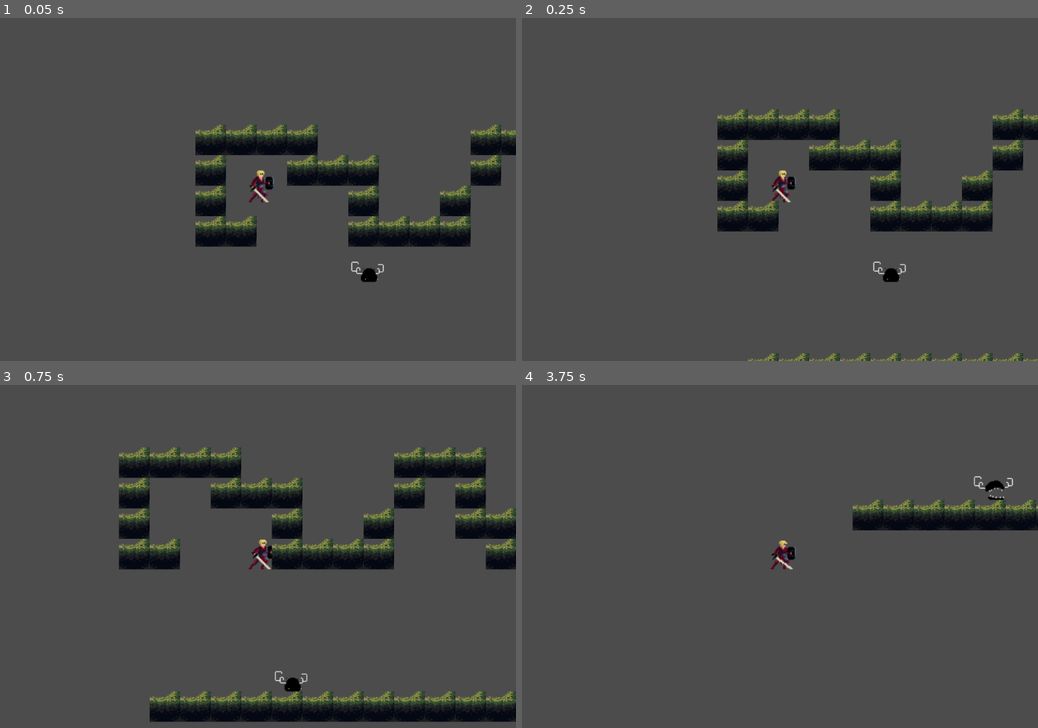
Above: before the commit, frames 1-4 (two rows, left to right).
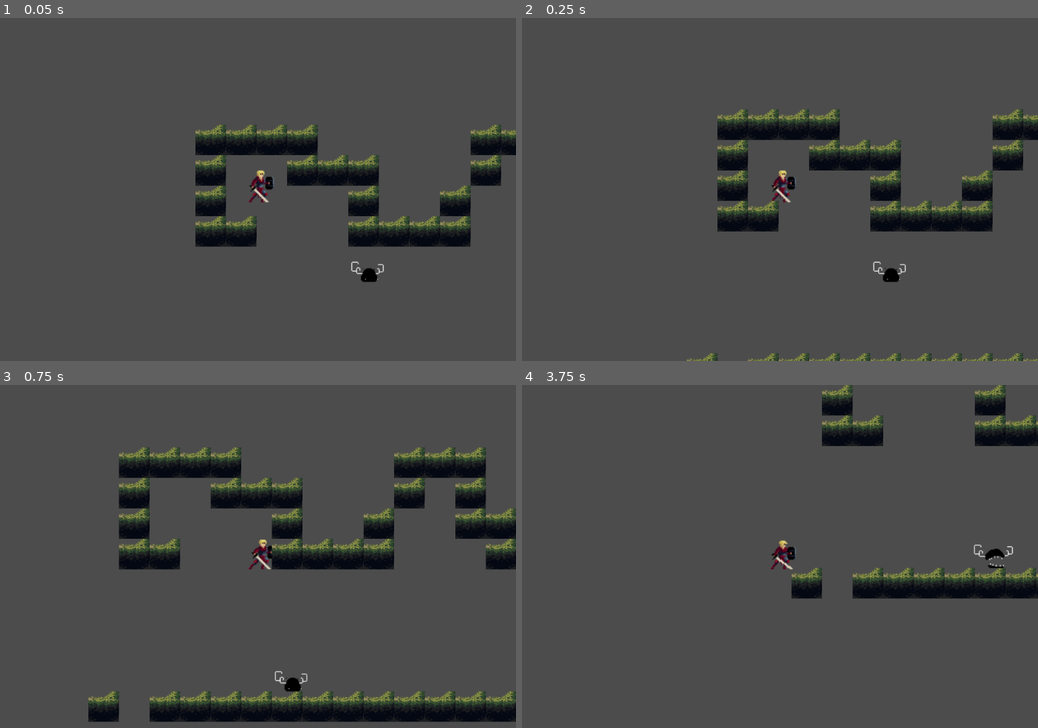
Above: after the commit, the same moments.

Repository: EmersonGGS/Fate-The-Broken-Thread-GameOffJam2021
Game: Godot game, scene res://Levels/LevelTemplate.tscn
Same seed, same stepped clock (60 frames per second), same inputs: the game is played once before the commit and once after it.
Inputs:
- Up to frame 1 (0.05 s): no input
- Up to frame 2 (0.25 s): no input
- Up to frame 3 (0.75 s): hold Right (right) from 0.53 s (still down)
- Up to frame 4 (3.75 s): tap Space (jump) at 0.77, 1.52, 3.02 s; release Right (right) at 2.03 s; hold A (left) from 2.03 s (still down)

Frame 1 is identical in both runs. In frame 2, less than 0.1% of the frame differs, in the area x 32-38%, y 97-100%; in frame 3, 0.4%; in frame 4, 9.0%, in the area x 52-100%, y 0-63%.

Commit message:
Cleaned up animation movement + created the hit for damage

Diff:
--- a/Animations/Blob Animations/Attack.tres
+++ b/Animations/Blob Animations/Attack.tres
@@ -46,3 +46,15 @@
 "update": 1,
 "values": [ false, false, true, false ]
 }
+tracks/3/type = "value"
+tracks/3/path = NodePath("AttackDetector:monitoring")
+tracks/3/interp = 1
+tracks/3/loop_wrap = true
+tracks/3/imported = false
+tracks/3/enabled = true
+tracks/3/keys = {
+"times": PoolRealArray( 0, 0.7, 0.8, 1.2 ),
+"transitions": PoolRealArray( 1, 1, 1, 1 ),
+"update": 1,
+"values": [ false, false, true, false ]
+}
--- a/Levels/LevelTemplate.tscn
+++ b/Levels/LevelTemplate.tscn
@@ -69,4 +69,4 @@
 centered_textures = true
 cell_clip_uv = true
 format = 1
-tile_data = PoolIntArray( -262138, 0, 0, 262143, 0, 0, 19660 …(628 unchanged characters)… 850, 0, 0, 655381, 0, 0, 655382, 0, 0, 720896, 0, 0, 720897, 0, 0, 720898, 0, 0, …(239 unchanged characters)…
+tile_data = PoolIntArray( -262138, 0, 0, 262143, 0, 0, 19660 …(628 unchanged characters)… 850, 0, 0, 655381, 0, 0, 655382, 0, 0, 786430, 0, 0, 720896, 0, 0, 720897, 0, 0, 720898, 0, 0, …(239 unchanged characters)…
--- a/Scenes/Blob.tscn
+++ b/Scenes/Blob.tscn
@@ -1,6 +1,6 @@
 [gd_scene load_steps=12 format=2]
 
-[ext_resource path="res://Scripts/Enemy.gd" type="Script" id=1]
+[ext_resource path="res://Scripts/Blob.gd" type="Script" id=1]
 [ext_resource path="res://Assets/Enemies/Blob/Attack_Wave.png" type="Texture" id=2]
 [ext_resource path="res://Animations/Blob Animations/Death.tres" type="Animation" id=3]
 [ext_resource path="res://Animations/Blob Animations/Walk.tres" type="Animation" id=4]
@@ -81,6 +81,9 @@
 [node name="AttackDetector" type="Area2D" parent="."]
 visible = false
 position = Vector2( 21.9231, -0.76923 )
+monitoring = false
+collision_layer = 524289
+collision_mask = 524289
 
 [node name="AttackWave" type="AnimatedSprite" parent="AttackDetector"]
 frames = SubResource( 2 )
@@ -101,4 +104,5 @@
 [connection signal="timeout" from="DecisionTimer" to="." method="_on_DecisionTimer_timeout"]
 [connection signal="timeout" from="MovementTimer" to="." method="_on_MovementTimer_timeout"]
 [connection signal="body_entered" from="PlayerDetector" to="." method="_on_PlayerDetector_body_entered"]
+[connection signal="body_entered" from="AttackDetector" to="." method="_on_AttackDetector_body_entered"]
 [connection signal="animation_finished" from="AnimationPlayer" to="." method="_on_AnimationPlayer_animation_finished"]
--- a/Scenes/Enemy.tscn
+++ /dev/null
@@ -1,79 +0,0 @@
-[gd_scene load_steps=14 format=2]
-
-[ext_resource path="res://Scripts/Enemy.gd" type="Script" id=1]
-[ext_resource path="res://Assets/Enemies/Game-Boy-Advance---Rayman-Raving-Rabbids---Goo-Monster.png" type="Texture" id=2]
-
-[sub_resource type="AtlasTexture" id=1]
-flags = 4
-atlas = ExtResource( 2 )
-region = Rect2( 0, 0, 64, 52 )
-
-[sub_resource type="AtlasTexture" id=2]
-flags = 4
-atlas = ExtResource( 2 )
-region = Rect2( 64, 0, 64, 52 )
-
-[sub_resource type="AtlasTexture" id=3]
-flags = 4
-atlas = ExtResource( 2 )
-region = Rect2( 128, 0, 64, 52 )
-
-[sub_resource type="AtlasTexture" id=4]
-flags = 4
-atlas = ExtResource( 2 )
-region = Rect2( 192, 0, 64, 52 )
-
-[sub_resource type="AtlasTexture" id=5]
-flags = 4
-atlas = ExtResource( 2 )
-region = Rect2( 256, 0, 64, 52 )
-
-[sub_resource type="AtlasTexture" id=6]
-flags = 4
-atlas = ExtResource( 2 )
-region = Rect2( 320, 0, 64, 52 )
-
-[sub_resource type="AtlasTexture" id=7]
-flags = 4
-atlas = ExtResource( 2 )
-region = Rect2( 384, 0, 64, 52 )
-
-[sub_resource type="AtlasTexture" id=8]
-flags = 4
-atlas = ExtResource( 2 )
-region = Rect2( 64, 0, 64, 52 )
-
-[sub_resource type="AtlasTexture" id=9]
-flags = 4
-atlas = ExtResource( 2 )
-region = Rect2( 128, 0, 64, 52 )
-
-[sub_resource type="AtlasTexture" id=10]
-flags = 4
-atlas = ExtResource( 2 )
-region = Rect2( 0, 0, 64, 52 )
-
-[sub_resource type="SpriteFrames" id=11]
-animations = [ {
-"frames": [ SubResource( 1 ), SubResource( 2 ), SubResource( 3 ), SubResource( 4 ), SubResource( 5 ), SubResource( 6 ), SubResource( 7 ) ],
-"loop": true,
-"name": "Moving",
-"speed": 5.0
-}, {
-"frames": [ SubResource( 8 ), SubResource( 9 ), SubResource( 10 ) ],
-"loop": true,
-"name": "Standing",
-"speed": 5.0
-} ]
-
-[node name="Enemy" type="KinematicBody2D"]
-script = ExtResource( 1 )
-
-[node name="EnemySprite" type="AnimatedSprite" parent="."]
-frames = SubResource( 11 )
-animation = "Standing"
-frame = 1
-playing = true
-
-[node name="CollisionPolygon2D" type="CollisionPolygon2D" parent="."]
-polygon = PoolVector2Array( 24.9131, 19.7396, 30.2585, 12.6125, 27.5858, 8.15797, 28.9222, 1.47623, 24.9131, -9.21455, 10.2133, -16.3417, -8.49556, -2.97826, -18.2955, 8.60342, -21.859, 13.9488, -9.38646, 20.1851, 12.4406, 22.8578 )
--- a/Scripts/Enemy.gd
+++ b/Scripts/Blob.gd
@@ -16,7 +16,7 @@
 
 export var enemyScale = 1.3
 
-export var speed = Vector2(95.0, 10.0)
+export var speed = Vector2(150.0, 10.0)
 export var gravity = 1000.0;
 
 
@@ -111,10 +111,16 @@
 	if is_on_floor():
 		velocity.y = 0
 	if animationPlayer.current_animation == "Walk":
-		if state == left:
-			velocity.x = -speed.x
-		elif state == right:
-			velocity.x = speed.x
+		var timeStamp = animationPlayer.get_current_animation_position();
+		print (timeStamp)
+		if timeStamp >= 0.6 and timeStamp <= 1.3:
+			if state == left:
+				velocity.x = -speed.x
+				velocity.y = 0
+			elif state == right:
+				velocity.x = speed.x
+				velocity.y = 0
+		else: velocity.x = 0
 	else: velocity.x = 0
 	move_and_slide(velocity, Vector2(0, -1))
 
@@ -181,3 +187,10 @@
 	pass # Replace with function body.
 
 	pass # Replace with function body.
+
+
+func _on_AttackDetector_body_entered(body):
+	if body.name == "Player":
+		print ("Placeholder for Damage")
+		##
+	pass # Replace with function body.
